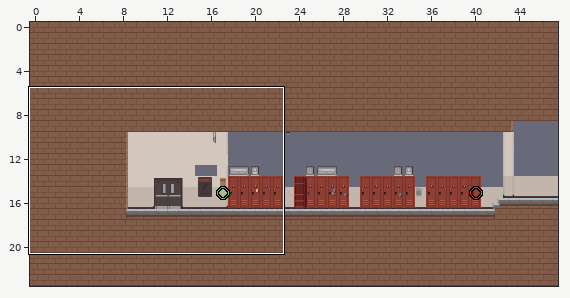
A LDtk project gets an edit: public/assets/ldtk/map.ldtk. Above: a wide view before the commit, with the close-up outlined.
Close-up. Before the edit:
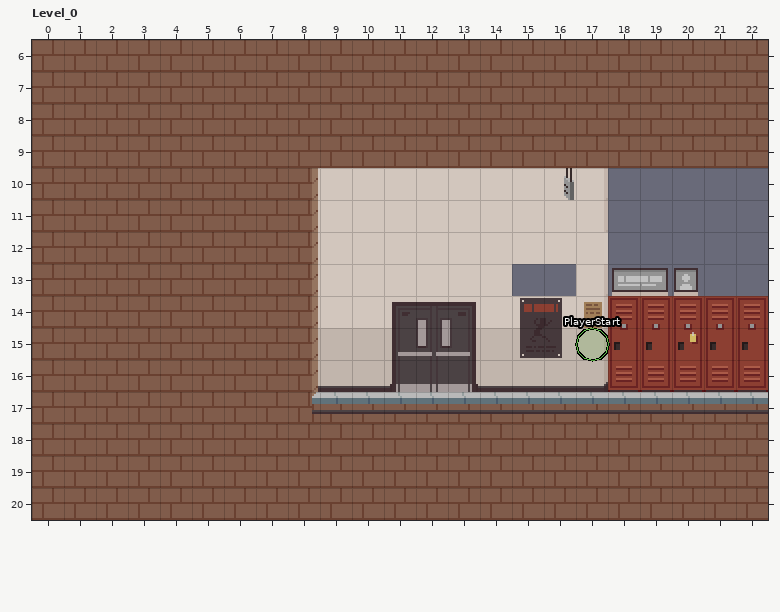
Cells are 16x16 px. Shown: Level_0 x 0..22, y 6..20. The commit also changed other parts of the map, which this record leaves out. Not drawn, because the pictures are missing: unchanged layer "BG1".
The same view after the edit:
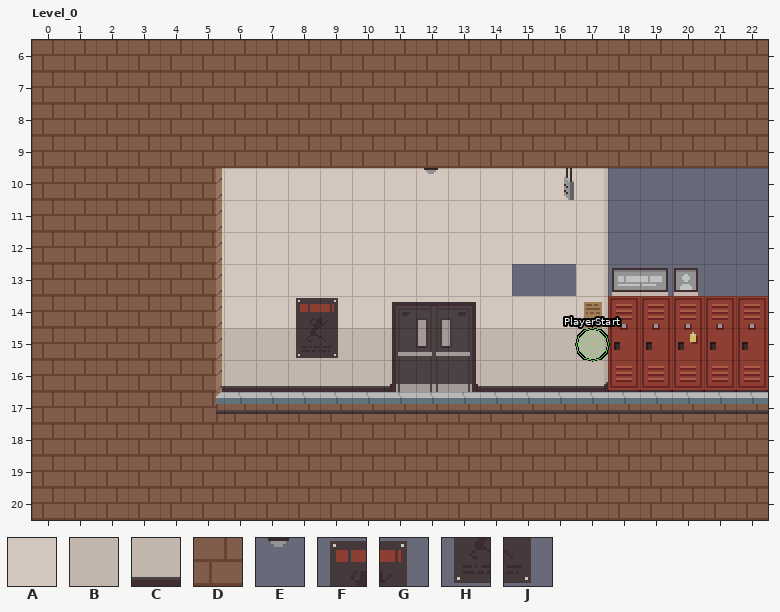
Key: from "BG1": A 0; from "BG2": B 8, C 15; from "IntGrid_Ground": D 1 "ground"; from "Obj": E 6, F 51, G 52, H 67, J 68.
_ is an empty cell, . an unchanged one.
Changes in this commit:
--- layer "BG2"
@@ x 5..7 @@
-10 _..
-11 ___
+10 A..
+11 AAA
@@ x 5..6 @@
-14 __
-15 __
-16 __
+14 AA
+15 BB
+16 CC
--- layer "Obj"
@@ x 12..12 @@
-10 _
+10 E
@@ x 8..16 @@
-14 __.....FG
-15 __.....HJ
+14 FG.....__
+15 HJ.....__
--- layer "IntGrid_Ground"
@@ x 6..8 @@
-10 DDD
-11 DDD
-12 DDD
-13 DDD
-14 DDD
-15 DDD
-16 DDD
+10 ___
+11 ___
+12 ___
+13 ___
+14 ___
+15 ___
+16 ___
